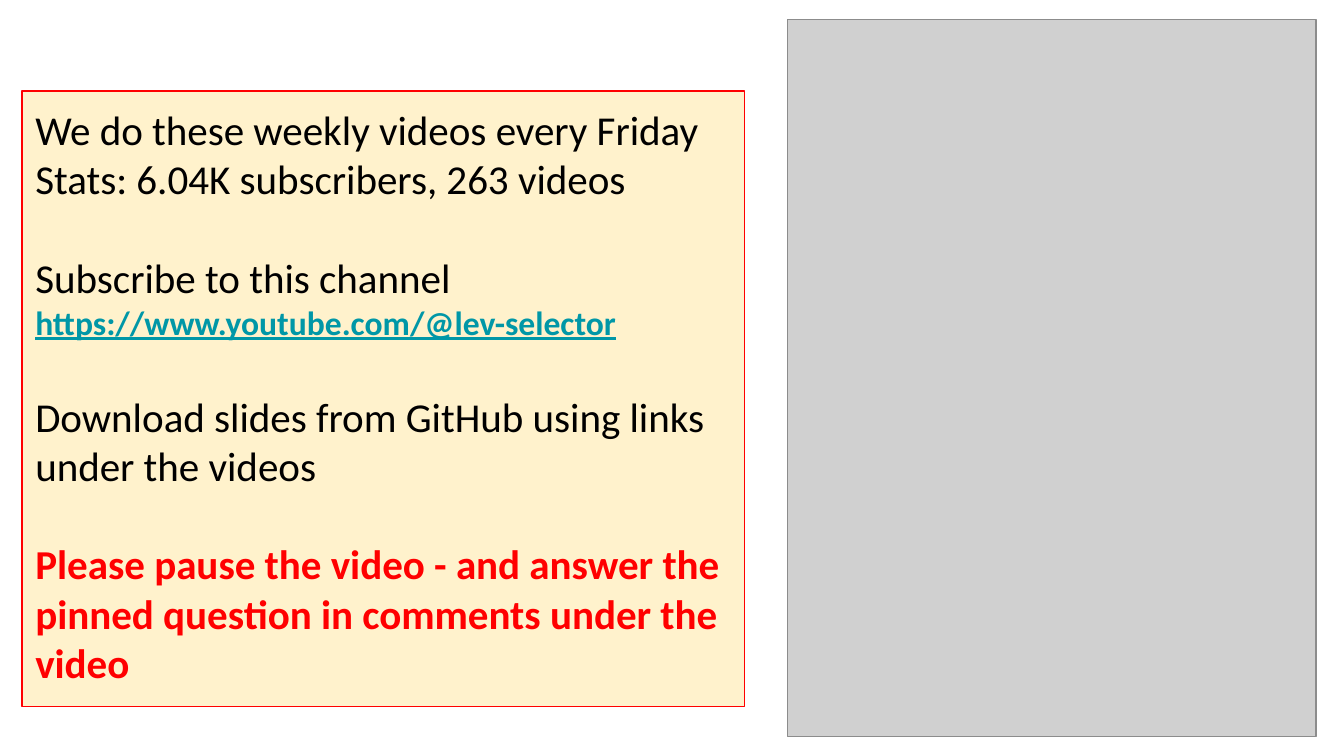
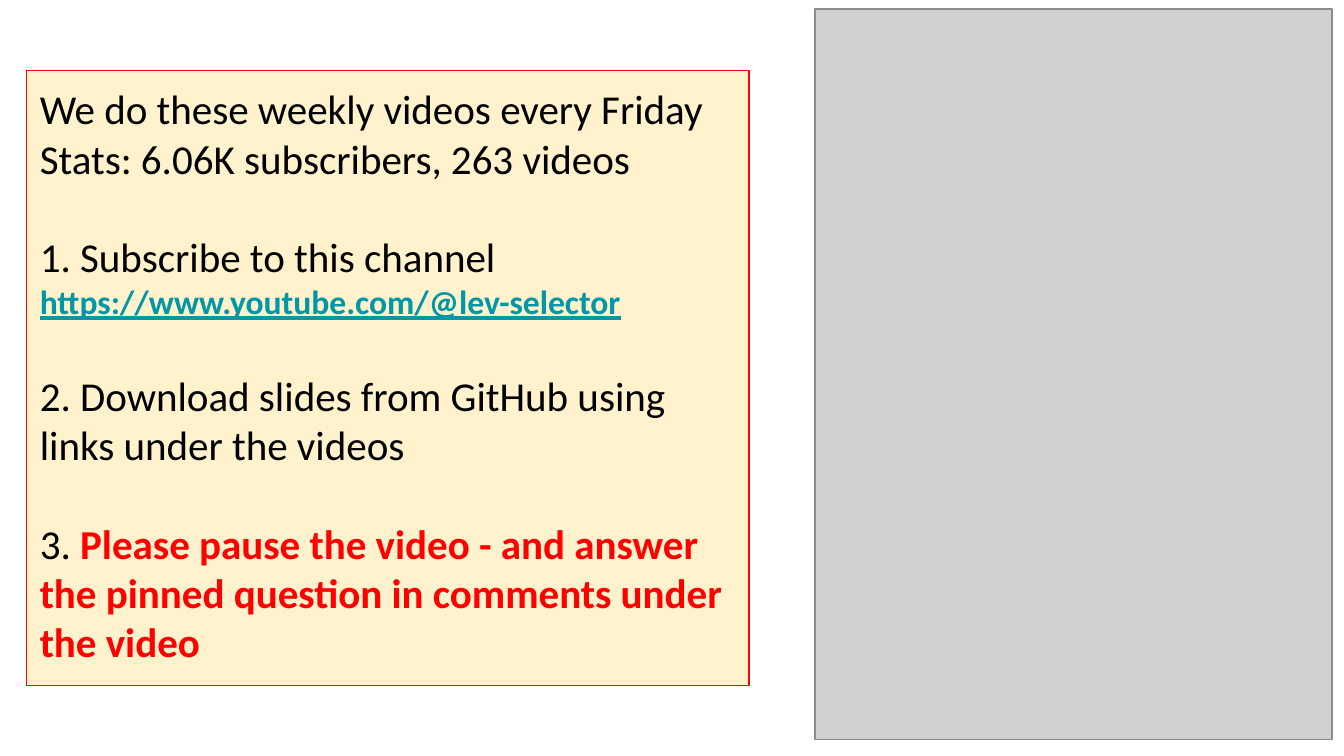
Before and after one commit to lselector/seminar, a slide deck: slide 7 of 2026/2026-01-16-AI-Updates.pptx. Drawn at 1344x756 pixels with LibreOffice and Linux fonts; fonts in the diff are those of the drawing; grey boxes stand for pictures. Boxes give left, top, right and bottom in pixels: in the first picture for what was removed or moved away, otherwise in the second. Text is boxed around its words. In the diff, an @@ line names an element or a change of style, - is before the commit and + after.

```diff
--- a/2026/2026-01-16-AI-Updates.pptx
+++ b/2026/2026-01-16-AI-Updates.pptx
@@ picture: place and size @@
-picture at [788,20,1316,737]
+picture at [814,9,1332,741]
@@ rectangle "We do these weekly videos ...": place and size @@
-rectangle "We do these weekly videos ..." at [22,91,745,707]
+rectangle "We do these weekly videos ..." at [27,70,750,685]
@@ text in rectangle at [40,145,722,658]: text changed; bold off @@
-Stats: 6.04K subscribers, 263 videos
-Subscribe to this channel
-https://www.youtube.com/@lev-selector
-Download slides from GitHub using links under the videos
-Please pause the video - and answer the pinned question in comments under the video
+Stats: 6.06K subscribers, 263 videos
+1. Subscribe to this channel https://www.youtube.com/@lev-selector
+2. Download slides from GitHub using links under the videos
+3. Please pause the video - and answer the pinned question in comments under the video
```
Also in this commit, not shown: 7 other slides changed, 4 slides added.
